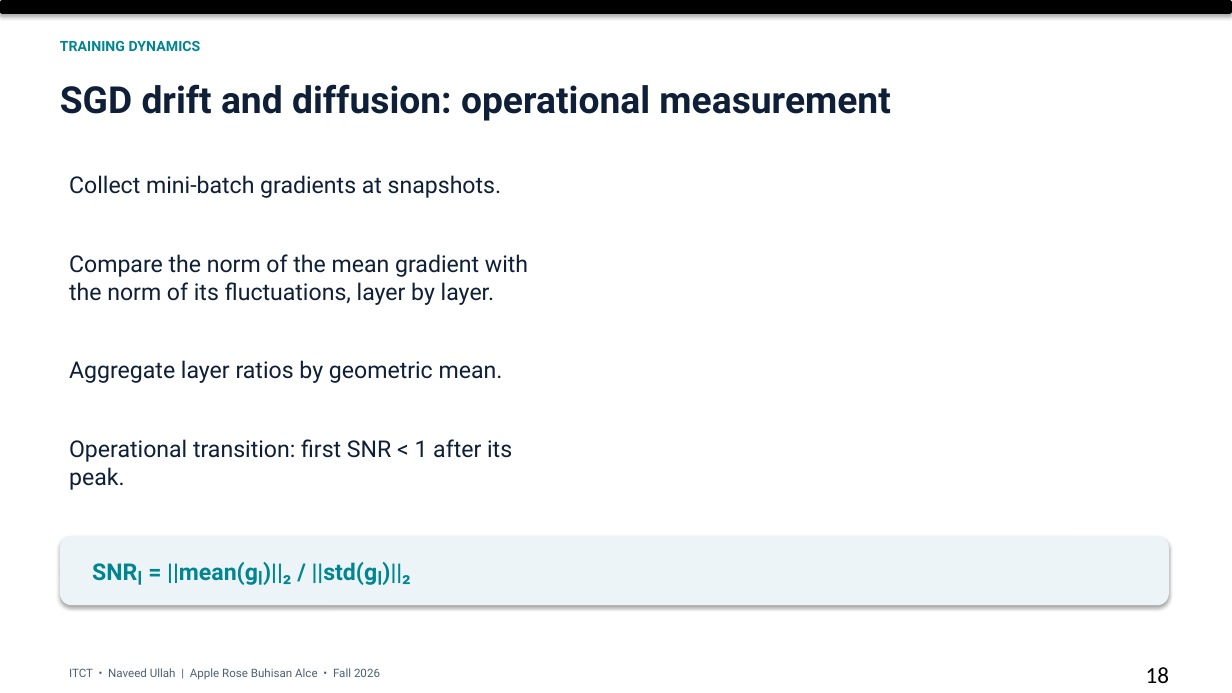
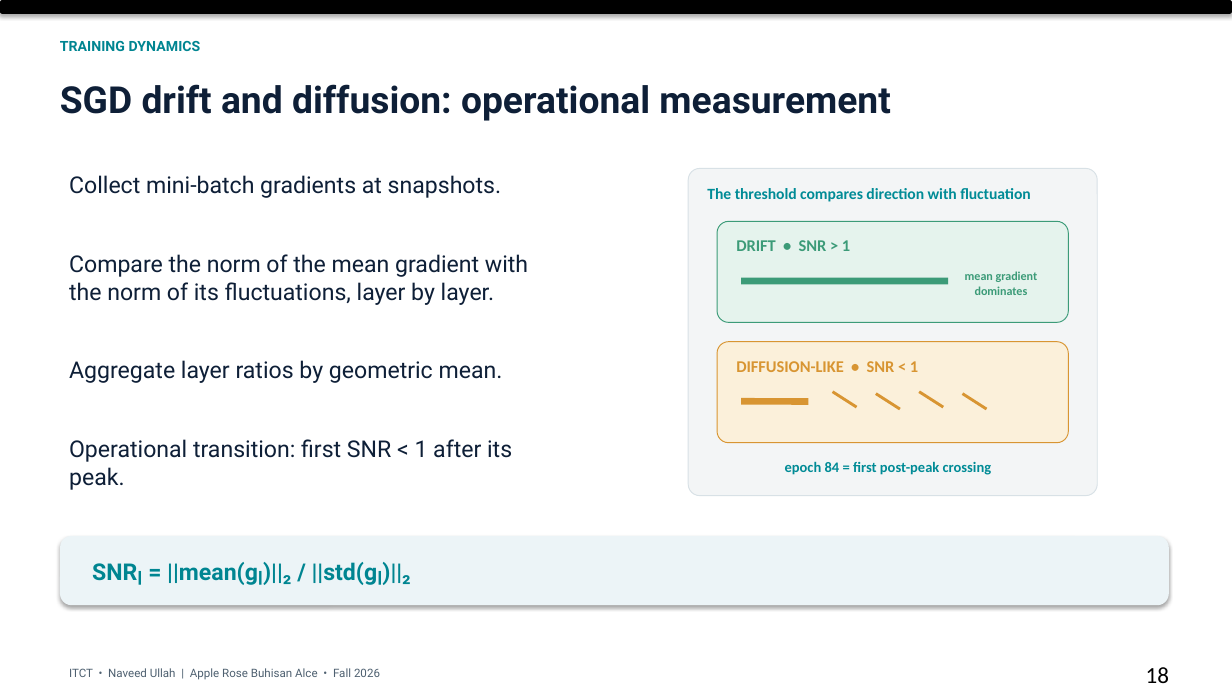
Before and after one commit to arba318/information-plane-lab, a slide deck: slide 18 of dist/artifacts/ITCT_Final_Presentation.pptx. Drawn at 1232x693 pixels with LibreOffice and Linux fonts; fonts in the diff are those of the drawing. Boxes give left, top, right and bottom in pixels: in the first picture for what was removed or moved away, otherwise in the second. Text is boxed around its words. In the diff, an @@ line names an element or a change of style, - is before the commit and + after.

```diff
--- a/dist/artifacts/ITCT_Final_Presentation.pptx
+++ b/dist/artifacts/ITCT_Final_Presentation.pptx
@@ rounded rectangle added at [689, 168, 1098, 495], fill #F3F5F6, outline #D8E1E6 0.75 pt @@
@@ text added at [707, 188, 1031, 202], 12.2 pt, text #008B96, bold @@
+The threshold compares direction with fluctuation
@@ rounded rectangle added at [717, 222, 1068, 323], fill #E5F3ED, outline #3C9B78 0.75 pt @@
@@ text added at [736, 240, 850, 251], 12.8 pt, text #3C9B78, bold @@
+DRIFT • SNR > 1
@@ line added from (741, 281) to (948, 281), #3C9B78 5.25 pt @@
@@ text added at [965, 271, 1038, 295], 9.4 pt, text #3C9B78, bold @@
+mean gradient dominates
@@ rounded rectangle added at [717, 342, 1068, 443], fill #FBF0DA, outline #D89532 0.75 pt @@
@@ text added at [736, 361, 918, 372], 12.8 pt, text #D89532, bold @@
+DIFFUSION-LIKE • SNR < 1
@@ line added from (741, 401) to (809, 401), #D89532 5.25 pt @@
@@ line added from (833, 392) to (857, 408), #D89532 2.25 pt @@
@@ line added from (876, 394) to (900, 409), #D89532 2.25 pt @@
@@ line added from (920, 392) to (944, 408), #D89532 2.25 pt @@
@@ line added from (963, 394) to (987, 409), #D89532 2.25 pt @@
@@ text added at [785, 461, 992, 475], 11.2 pt, text #008B96, bold @@
+epoch 84 = first post-peak crossing
```
Also in this commit, not shown: 11 other slides changed, 1 other file.
